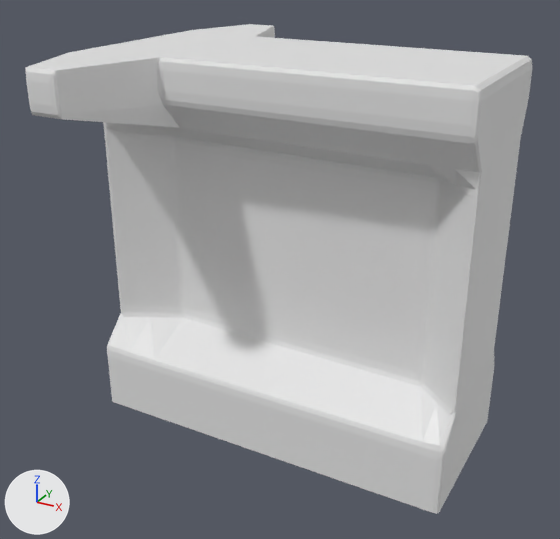
What one commit did to the Blender file Window.blend.
Both versions are drawn from a camera (50 mm lens) standing at (2.24, -4.32, 3.28) and looking at (-0.08, -0.1, 1.18). Every picture has the same lights, and +X, +Y and +Z are marked at lower left. The first picture is the older version.

Before the edit, the objects in view are built like this:
```python
me_cube_001 = bpy.data.meshes.new('Cube.001')
me_cube_001.from_pydata(...)  # 172 vertices, 131 faces; spans x -1.0..1.01, y -0.1..2.13, z -0.09..1.0
ob_cube = bpy.data.objects.new('Cube', me_cube_001)
ob_cube.location = (0.0, 0.0, 0.23)
ob_cube.scale = (1.28, -0.57, 2.36)
_m = ob_cube.modifiers.new('Mirror', 'MIRROR')
_m.use_axis = (False, True, False)
_m = ob_cube.modifiers.new('Bevel', 'BEVEL')
_m.segments = 2
```
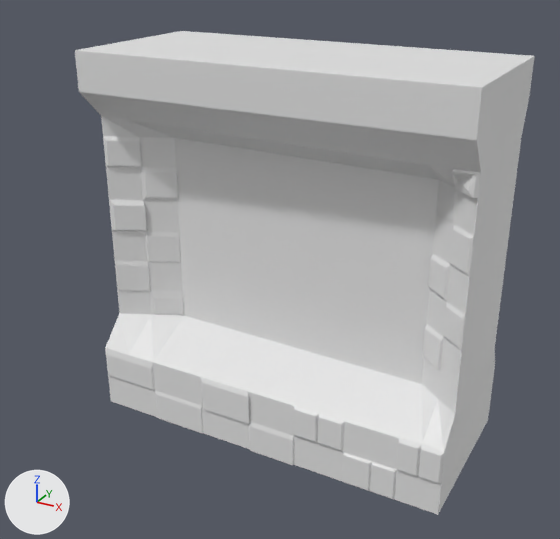
The edits, one by one:
me_cube_001 is used by ob_cube; location (0.0, 0.0, 0.23); scale (1.28, -0.57, 2.36).
me_cube_001 had 172 vertices, 131 faces and spanned x -1.0..1.01, y -0.1..2.13, z -0.09..1.0.
me_cube_001 now has 289 vertices, 247 faces and spans x -1.0..1.01, y -0.1..1.03, z -0.09..1.0.
Part 1, on me_cube_001:
4 vertices are removed from x -0.83..-0.66, y 2.13, z 0.89..1.0.
37 faces are deleted.
81 vertices are added at x -0.99..0.99, y 0.34..1.03, z -0.09..1.0.
8 new vertices lie (0.0, 0.0, 0.09) away from vertices in x -1.0..1.0, y 0.0..1.0, z -0.09.
7 new vertices lie (0.0, 0.0, 0.1) away from vertices in x -1.0..0.22, y 1.0, z -0.09.
6 new vertices lie (0.0, 0.0, 0.08) away from vertices in x 0.22..0.99, y 0.42..1.03, z -0.09..0.57.
9 new vertices lie (0.0, 0.0, 0.08) away from vertices in x -0.96..0.99, y 0.34..1.02, z -0.09..0.47.
5 new vertices lie (0.0, 0.0, 0.09) away from vertices in x -0.98..-0.18, y 0.52..1.02, z -0.09..0.27.
5 new vertices lie (0.0, 0.0, 0.07) away from vertices in x -0.97..0.89, y 0.35..0.7, z 0.58..0.67.
153 new faces join them.

What differs and where, as boxes [x1, y1, x2, y2] in the pictures (560 x 539 px):
'Cube', reshaped (9% narrower)
    before: [25, 24, 532, 514]
    after: [75, 31, 534, 515]
part 1 of me_cube_001, reshaped
    before: [25, 24, 494, 514]
    after: [75, 31, 495, 515]
